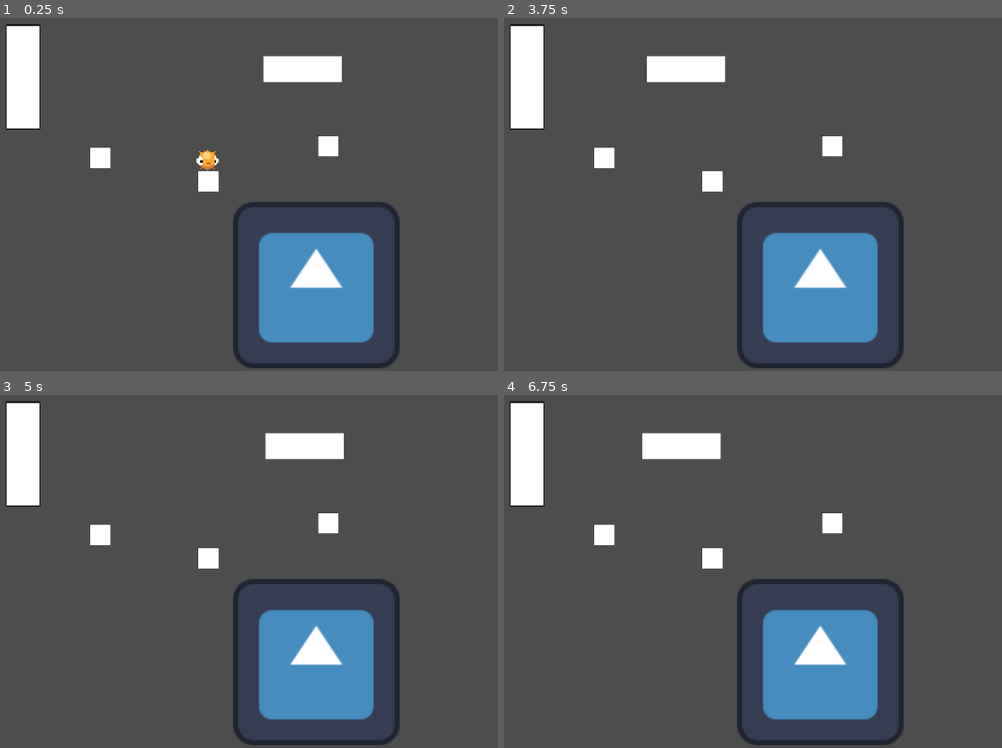
Above: before the commit, frames 1-4 (two rows, left to right).
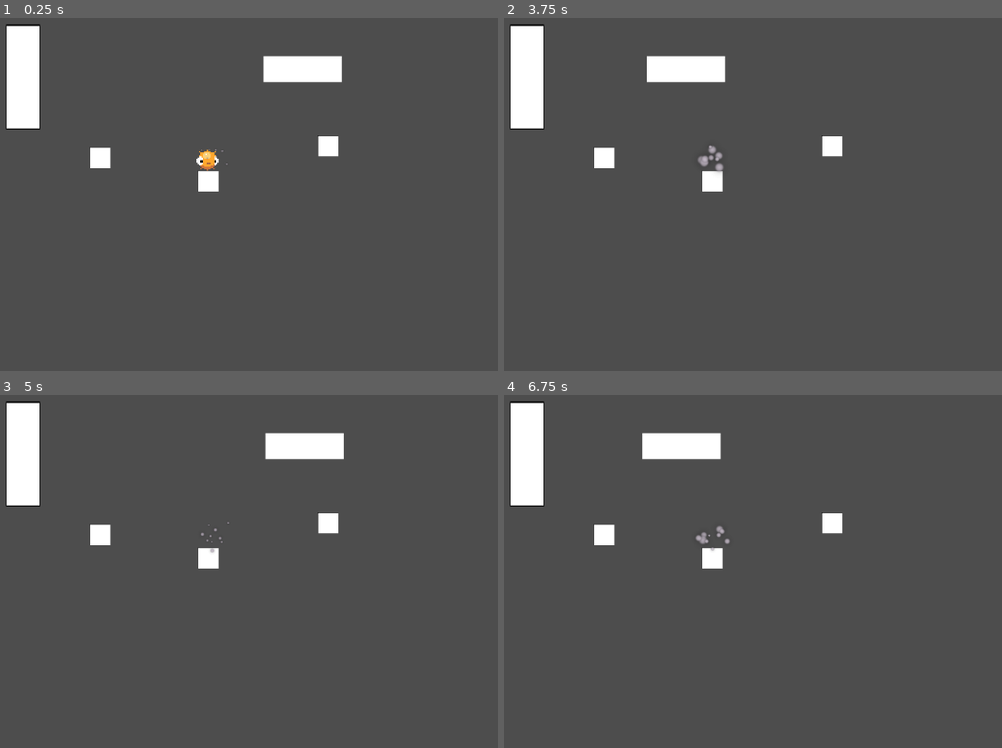
Above: after the commit, the same moments.

Repository: TheBrodsky/GTMK2024Submission
Game: Godot game, scene res://Scenes/Game.tscn
Same seed, same stepped clock (60 frames per second), same inputs: the game is played once before the commit and once after it. Before the commit the project starts from res://Shaders/PostProcessing/PostProcessingShaders.tscn. The engine's default icon, where the game draws it, is replaced by a stand-in: a white triangle on a blue panel in a dark square.
Inputs:
- Up to frame 1 (0.25 s): no input
- Up to frame 2 (3.75 s): tap Enter (ui_accept) at 0.5, 0.77, 1.52, 3.02 s; hold Right (ui_right) 0.53-2.03 s; tap R (global_rewind) at 0.6, 2.1, 3.6 s; tap Shift (slow_mo) at 1.35, 2.85 s; hold Left (ui_left) 2.03-2.78 s; hold Right (ui_right) from 2.78 s (still down)
- Up to frame 3 (5 s): tap Enter (ui_accept) at 3.77, 4.52 s; release Right (ui_right) at 4.28 s; hold Left (ui_left) from 4.28 s (still down); tap Shift (slow_mo) at 4.35 s
- Up to frame 4 (6.75 s): release Left (ui_left) at 5.03 s; hold Right (ui_right) 5.03-5.78 s; tap R (global_rewind) at 5.1, 6.6 s; hold Left (ui_left) from 5.78 s (still down); tap Shift (slow_mo) at 5.85 s; tap Enter (ui_accept) at 6.02 s

The runs differ from the first frame. In frame 1, 9.2% of the frame differs, in the area x 40-81%, y 37-100%; in frame 2, 9.3%, in the area x 38-81%, y 36-100%; in frame 3, 9.2%; in frame 4, 9.3%.

Commit message:
fixed scaling for particle effects

Diff:
--- a/Scenes/Game.tscn
+++ b/Scenes/Game.tscn
@@ -1,15 +1,80 @@
-[gd_scene load_steps=6 format=3 uid="uid://cuvtwtb46ujfm"]
+[gd_scene load_steps=18 format=3 uid="uid://cuvtwtb46ujfm"]
 
 [ext_resource type="PackedScene" uid="uid://cjso1nc6oe4yn" path="res://characters/Player/Player.tscn" id="1_ytrdv"]
 [ext_resource type="PackedScene" uid="uid://xmecfw6tm0lu" path="res://platforms/Platform.tscn" id="2_thw45"]
 [ext_resource type="PackedScene" uid="uid://b7onv2p6vgv37" path="res://platforms/PlatformOnTrack.tscn" id="3_xu3pt"]
 [ext_resource type="PackedScene" uid="uid://c0oihmu15qkif" path="res://UI/evolutions_menu/EvolutionsMenu.tscn" id="4_ggu0x"]
+[ext_resource type="Texture2D" uid="uid://drusc45lu064k" path="res://Textures/circle_05.png" id="5_xllnl"]
 
 [sub_resource type="Curve2D" id="Curve2D_7ocxc"]
 _data = {
 "points": PackedVector2Array(0, 0, 0, 0, 92, 0, 0, 0, 0, 0, -104, 0, 0, 0, 0, 0, 92, 0)
 }
 point_count = 3
+
+[sub_resource type="Curve" id="Curve_a5de0"]
+_data = [Vector2(0, 1), 0.0, 0.0, 0, 0, Vector2(1, 0), -2.17014, 0.0, 0, 0]
+point_count = 2
+
+[sub_resource type="CurveTexture" id="CurveTexture_fsygr"]
+curve = SubResource("Curve_a5de0")
+
+[sub_resource type="Gradient" id="Gradient_cufyj"]
+offsets = PackedFloat32Array(0, 0.108333, 1)
+colors = PackedColorArray(0.4, 0.329412, 0.423529, 1, 0.879826, 0.843374, 0.892198, 1, 0.4, 0.329412, 0.423529, 1)
+
+[sub_resource type="GradientTexture1D" id="GradientTexture1D_nq08e"]
+gradient = SubResource("Gradient_cufyj")
+
+[sub_resource type="Curve" id="Curve_0wddn"]
+_data = [Vector2(0, 1), 0.0, 0.0, 0, 0, Vector2(1, 0), 0.0, 0.0, 0, 0]
+point_count = 2
+
+[sub_resource type="CurveXYZTexture" id="CurveXYZTexture_pkrqo"]
+curve_x = SubResource("Curve_0wddn")
+
+[sub_resource type="Curve" id="Curve_gefsy"]
+_data = [Vector2(0, 0.695313), 0.0, 0.0, 0, 0, Vector2(0.09, 1), 0.0, 0.0, 0, 0, Vector2(0.4525, 0.136719), 0.947746, 0.947746, 0, 0, Vector2(1, 0), 0.0, 0.0, 0, 0]
+point_count = 4
+
+[sub_resource type="CurveTexture" id="CurveTexture_o6u22"]
+curve = SubResource("Curve_gefsy")
+
+[sub_resource type="Curve" id="Curve_gnndp"]
+max_value = 3.0
+_data = [Vector2(0, 1), 0.0, 0.0, 0, 0, Vector2(1, 1), 0.0, 0.0, 0, 0]
+point_count = 2
+
+[sub_resource type="CurveTexture" id="CurveTexture_tm3de"]
+curve = SubResource("Curve_gnndp")
+
+[sub_resource type="ParticleProcessMaterial" id="ParticleProcessMaterial_l46ua"]
+particle_flag_disable_z = true
+emission_shape_scale = Vector3(20, 0, 1)
+emission_shape = 6
+emission_ring_axis = Vector3(200, 0, 1)
+emission_ring_height = 1.0
+emission_ring_radius = 0.0
+emission_ring_inner_radius = 10.0
+spread = 100.0
+flatness = 1.0
+initial_velocity_max = 50.0
+directional_velocity_min = -5.0
+directional_velocity_max = 5.0
+directional_velocity_curve = SubResource("CurveXYZTexture_pkrqo")
+gravity = Vector3(0, -20, 0)
+tangential_accel_max = 10.0
+scale_min = 0.01
+scale_max = 0.05
+scale_curve = SubResource("CurveTexture_o6u22")
+scale_over_velocity_curve = SubResource("CurveTexture_tm3de")
+color_ramp = SubResource("GradientTexture1D_nq08e")
+alpha_curve = SubResource("CurveTexture_fsygr")
+turbulence_enabled = true
+turbulence_noise_scale = 3.0
+turbulence_noise_speed_random = 1.5
+turbulence_influence_min = 0.08
+turbulence_influence_max = 0.15
 
 [node name="Game" type="Node2D"]
 
@@ -41,4 +106,14 @@
 process_mode = 3
 visible = false
 
+[node name="JumpParticles" type="GPUParticles2D" parent="."]
+position = Vector2(-1, 0)
+amount = 10
+process_material = SubResource("ParticleProcessMaterial_l46ua")
+texture = ExtResource("5_xllnl")
+lifetime = 1.2
+speed_scale = 2.0
+explosiveness = 1.0
+randomness = 1.0
+
 [connection signal="visibility_changed" from="EvolutionsMenu" to="EvolutionsMenu" method="_on_visibility_changed"]
--- a/VFX/VFXShowcase.tscn
+++ b/VFX/VFXShowcase.tscn
@@ -1,33 +1,34 @@
 [gd_scene load_steps=23 format=3 uid="uid://ceuhtkkg5ors7"]
 
 [ext_resource type="Texture2D" uid="uid://drusc45lu064k" path="res://Textures/circle_05.png" id="1_6pxup"]
+[ext_resource type="PackedScene" uid="uid://cjso1nc6oe4yn" path="res://characters/Player/Player.tscn" id="2_uqqoh"]
 
 [sub_resource type="Curve" id="Curve_0nhlo"]
 _data = [Vector2(0, 1), 0.0, 0.0, 0, 0, Vector2(1, 0), -2.17014, 0.0, 0, 0]
 point_count = 2
 
-[sub_resource type="CurveTexture" id="CurveTexture_3jxef"]
+[sub_resource type="CurveTexture" id="CurveTexture_g0chu"]
 curve = SubResource("Curve_0nhlo")
 
 [sub_resource type="Gradient" id="Gradient_4c7xr"]
 offsets = PackedFloat32Array(0, 0.108333, 1)
 colors = PackedColorArray(0.4, 0.329412, 0.423529, 1, 0.879826, 0.843374, 0.892198, 1, 0.4, 0.329412, 0.423529, 1)
 
-[sub_resource type="GradientTexture1D" id="GradientTexture1D_cyj4s"]
+[sub_resource type="GradientTexture1D" id="GradientTexture1D_hyrpw"]
 gradient = SubResource("Gradient_4c7xr")
 
 [sub_resource type="Curve" id="Curve_jk6bu"]
 _data = [Vector2(0, 1), 0.0, 0.0, 0, 0, Vector2(1, 0), 0.0, 0.0, 0, 0]
 point_count = 2
 
-[sub_resource type="CurveXYZTexture" id="CurveXYZTexture_blptl"]
+[sub_resource type="CurveXYZTexture" id="CurveXYZTexture_rul35"]
 curve_x = SubResource("Curve_jk6bu")
 
 [sub_resource type="Curve" id="Curve_bneoy"]
 _data = [Vector2(0, 0.695313), 0.0, 0.0, 0, 0, Vector2(0.09, 1), 0.0, 0.0, 0, 0, Vector2(0.4525, 0.136719), 0.947746, 0.947746, 0, 0, Vector2(1, 0), 0.0, 0.0, 0, 0]
 point_count = 4
 
-[sub_resource type="CurveTexture" id="CurveTexture_yh7rx"]
+[sub_resource type="CurveTexture" id="CurveTexture_q7hxx"]
 curve = SubResource("Curve_bneoy")
 
 [sub_resource type="Curve" id="Curve_pvyxf"]
@@ -35,32 +36,34 @@
 _data = [Vector2(0, 1), 0.0, 0.0, 0, 0, Vector2(1, 1), 0.0, 0.0, 0, 0]
 point_count = 2
 
-[sub_resource type="CurveTexture" id="CurveTexture_fw532"]
+[sub_resource type="CurveTexture" id="CurveTexture_w06xs"]
 curve = SubResource("Curve_pvyxf")
 
 [sub_resource type="ParticleProcessMaterial" id="ParticleProcessMaterial_u6k7p"]
 particle_flag_disable_z = true
-emission_shape_scale = Vector3(300, 0, 1)
+emission_shape_scale = Vector3(20, 0, 1)
 emission_shape = 6
 emission_ring_axis = Vector3(200, 0, 1)
 emission_ring_height = 1.0
-emission_ring_radius = 100.0
-emission_ring_inner_radius = 100.0
+emission_ring_radius = 0.0
+emission_ring_inner_radius = 10.0
 spread = 100.0
 flatness = 1.0
-initial_velocity_max = 100.0
+initial_velocity_max = 50.0
 directional_velocity_min = -5.0
 directional_velocity_max = 5.0
-directional_velocity_curve = SubResource("CurveXYZTexture_blptl")
-gravity = Vector3(0, -100, 0)
-tangential_accel_max = 100.0
-scale_curve = SubResource("CurveTexture_yh7rx")
-scale_over_velocity_curve = SubResource("CurveTexture_fw532")
-color_ramp = SubResource("GradientTexture1D_cyj4s")
-alpha_curve = SubResource("CurveTexture_3jxef")
+directional_velocity_curve = SubResource("CurveXYZTexture_rul35")
+gravity = Vector3(0, -20, 0)
+tangential_accel_max = 10.0
+scale_min = 0.01
+scale_max = 0.05
+scale_curve = SubResource("CurveTexture_q7hxx")
+scale_over_velocity_curve = SubResource("CurveTexture_w06xs")
+color_ramp = SubResource("GradientTexture1D_hyrpw")
+alpha_curve = SubResource("CurveTexture_g0chu")
 turbulence_enabled = true
-turbulence_noise_scale = 5.0
-turbulence_noise_speed_random = 2.5
+turbulence_noise_scale = 3.0
+turbulence_noise_speed_random = 1.5
 turbulence_influence_min = 0.08
 turbulence_influence_max = 0.15
 
@@ -68,63 +71,59 @@
 _data = [Vector2(0, 1), 0.0, 0.0, 0, 0, Vector2(1, 0), 0.0, 0.0, 0, 0]
 point_count = 2
 
-[sub_resource type="CurveTexture" id="CurveTexture_l6afu"]
+[sub_resource type="CurveTexture" id="CurveTexture_kiigg"]
 curve = SubResource("Curve_qvnl0")
 
 [sub_resource type="Gradient" id="Gradient_0ax8m"]
 offsets = PackedFloat32Array(0, 0.108333, 1)
 colors = PackedColorArray(0.4, 0.329412, 0.423529, 1, 0.879826, 0.843374, 0.892198, 1, 0.4, 0.329412, 0.423529, 1)
 
-[sub_resource type="GradientTexture1D" id="GradientTexture1D_s3fct"]
+[sub_resource type="GradientTexture1D" id="GradientTexture1D_uvld2"]
 gradient = SubResource("Gradient_0ax8m")
 
 [sub_resource type="Curve" id="Curve_6apla"]
 _data = [Vector2(0, 1), 0.0, 0.0, 0, 0, Vector2(0.99999, 1), 0.0, 0.0, 0, 0]
 point_count = 2
 
-[sub_resource type="Curve" id="Curve_buivm"]
-_data = [Vector2(0, 1), 0.0, 0.0, 0, 0, Vector2(1, 0), 0.0, 0.0, 0, 0]
-point_count = 2
-
-[sub_resource type="CurveXYZTexture" id="CurveXYZTexture_32htp"]
+[sub_resource type="CurveXYZTexture" id="CurveXYZTexture_ffqxd"]
 curve_x = SubResource("Curve_6apla")
-curve_y = SubResource("Curve_buivm")
 
 [sub_resource type="Curve" id="Curve_b1qu0"]
 _data = [Vector2(0, 0.464844), 0.0, 14.1602, 0, 0, Vector2(0.0925, 1), 0.619284, 0.619284, 0, 0, Vector2(1, 0), 0.0, 0.0, 0, 0]
 point_count = 3
 
-[sub_resource type="CurveTexture" id="CurveTexture_hh271"]
+[sub_resource type="CurveTexture" id="CurveTexture_cnbha"]
 curve = SubResource("Curve_b1qu0")
 
 [sub_resource type="ParticleProcessMaterial" id="ParticleProcessMaterial_uxp5h"]
 particle_flag_disable_z = true
-emission_shape_scale = Vector3(5, 1, 1)
 emission_shape = 6
 emission_ring_axis = Vector3(0, 0, 1)
 emission_ring_height = 1.0
-emission_ring_radius = 100.0
-emission_ring_inner_radius = 100.0
-velocity_pivot = Vector3(1000, -500, 0)
-direction = Vector3(0.1, -1, 0)
-initial_velocity_min = 400.0
-initial_velocity_max = 500.0
-directional_velocity_min = -200.0
-directional_velocity_max = 200.0
-directional_velocity_curve = SubResource("CurveXYZTexture_32htp")
-gravity = Vector3(0, 400, 0)
-radial_accel_min = 80.0
-radial_accel_max = 100.0
+emission_ring_radius = 1.0
+emission_ring_inner_radius = 0.0
+velocity_pivot = Vector3(100, -10, 0)
+direction = Vector3(0, -0.05, 0)
+spread = 30.0
+initial_velocity_min = 200.0
+initial_velocity_max = 200.0
+directional_velocity_min = -1.0
+directional_velocity_max = 1.0
+directional_velocity_curve = SubResource("CurveXYZTexture_ffqxd")
+gravity = Vector3(0, 900, 0)
 damping_min = 30.0
 damping_max = 50.0
-scale_min = 0.5
-scale_curve = SubResource("CurveTexture_hh271")
-color_ramp = SubResource("GradientTexture1D_s3fct")
-alpha_curve = SubResource("CurveTexture_l6afu")
+scale_min = 0.02
+scale_max = 0.05
+scale_curve = SubResource("CurveTexture_cnbha")
+color_ramp = SubResource("GradientTexture1D_uvld2")
+alpha_curve = SubResource("CurveTexture_kiigg")
 
 [node name="VfxShowcase" type="Node2D"]
 
 [node name="JumpParticles" type="GPUParticles2D" parent="."]
+visible = false
+position = Vector2(-1, 0)
 amount = 10
 process_material = SubResource("ParticleProcessMaterial_u6k7p")
 texture = ExtResource("1_6pxup")
@@ -134,10 +133,13 @@
 randomness = 1.0
 
 [node name="LandingParticles" type="GPUParticles2D" parent="."]
-position = Vector2(2000, 0)
+visible = false
 scale = Vector2(1, 0.996791)
 amount = 12
 process_material = SubResource("ParticleProcessMaterial_uxp5h")
 texture = ExtResource("1_6pxup")
-speed_scale = 0.8
+lifetime = 0.5
 explosiveness = 1.0
+
+[node name="Player" parent="." instance=ExtResource("2_uqqoh")]
+position = Vector2(0, -20)
--- a/project.godot
+++ b/project.godot
@@ -11,7 +11,7 @@
 [application]
 
 config/name="GMTK2024Submission"
-run/main_scene="res://Shaders/PostProcessing/PostProcessingShaders.tscn"
+run/main_scene="res://Scenes/Game.tscn"
 config/features=PackedStringArray("4.2", "Forward Plus")
 config/icon="res://icon.svg"
 
